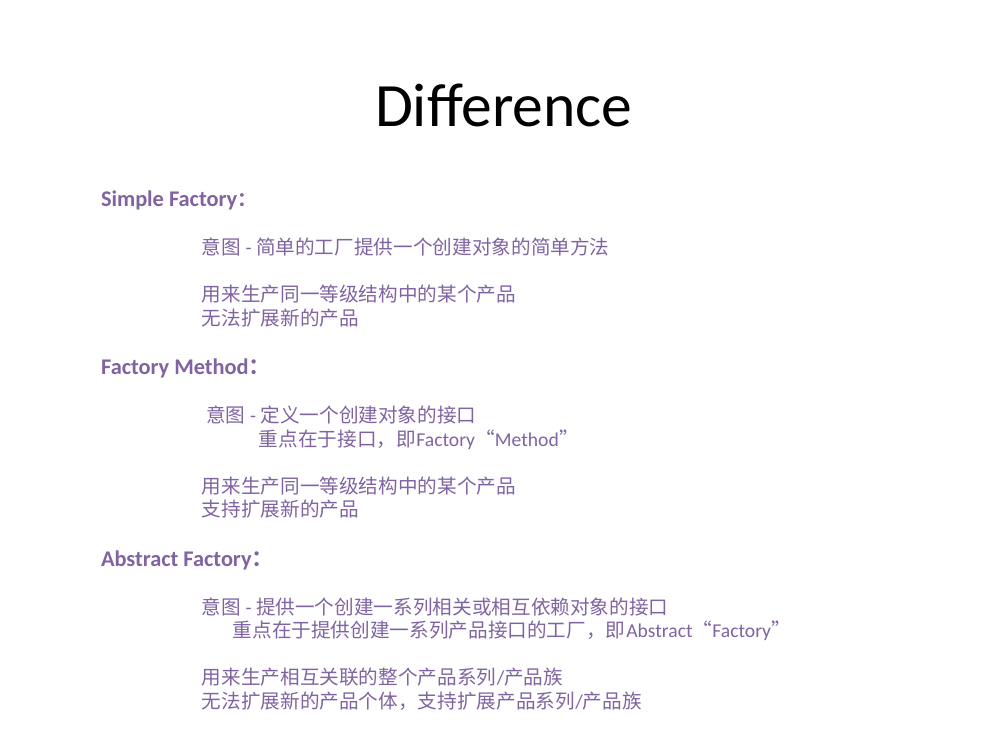
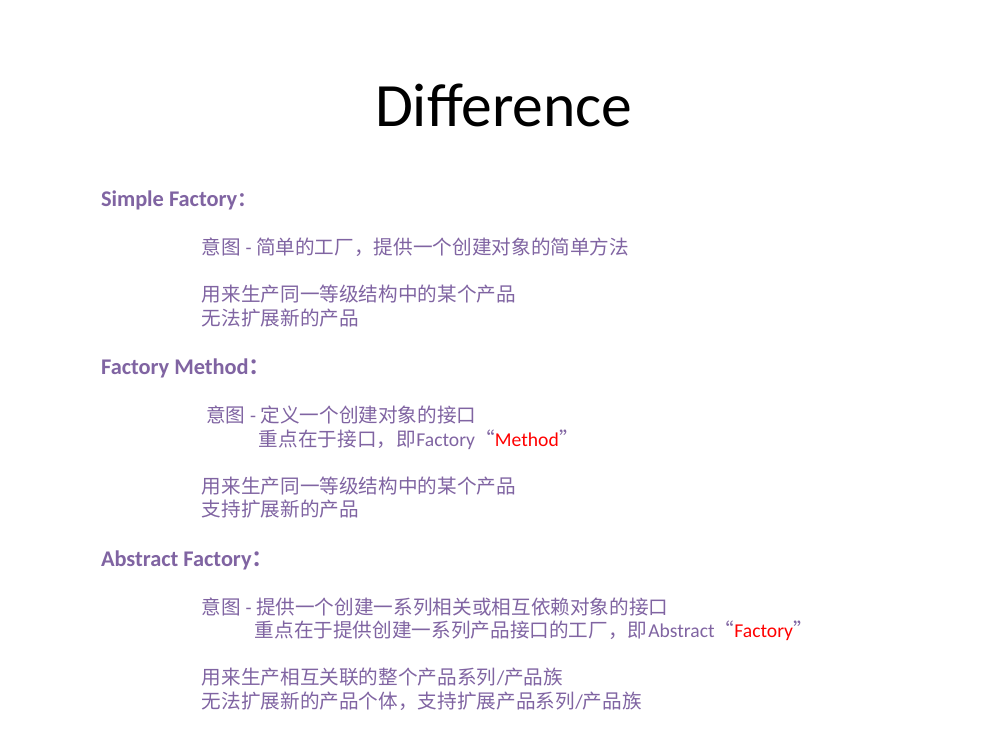
Before and after one commit to PlumpMath/DesignPattern-956, a slide deck: slide 32 of _Doc/Design Pattern (C#) - Part 1.pptx (slide 31 before the commit). Drawn at 1008x756 pixels with LibreOffice and Linux fonts; fonts in the diff are those of the drawing. Boxes give left, top, right and bottom in pixels: in the first picture for what was removed or moved away, otherwise in the second. Text is boxed around its words. In the diff, an @@ line names an element or a change of style, - is before the commit and + after.

Commit message:
Updated PPT & AbstractFactory.

```diff
--- a/_Doc/Design Pattern (C#) - Part 1.pptx
+++ b/_Doc/Design Pattern (C#) - Part 1.pptx
@@ text at <box>202,237,629,256</box>: text changed @@
-意图 - 简单的工厂提供一个创建对象的简单方法
+意图 - 简单的工厂，提供一个创建对象的简单方法
@@ text at <box>255,429,813,640</box>: text colour #8064A2 to #FF0000 in "重点在于接口，即Factory“Method”", "重点在于提供创建一系列产品接口的工厂，即Abstract“Factory”" @@
```
Also in this commit, not shown: 5 other slides changed, 1 slide added, 2 other files.
